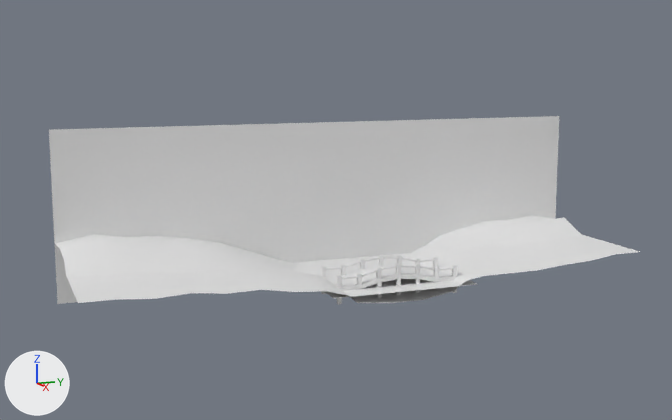
Two versions of the Blender file Mythos High/Assets/Resources/3D/battlefield_outside.blend, one commit apart.
The view is the same before and after, from a 50 mm camera at (65.6, -28.6, 16.2) aimed at (-14.3, 2.1, 2.2). The lights are fixed; the arrows at lower left show +X, +Y and +Z.

The scene before the commit, as lines of its bpy script (objects in view):
```python
me_cube_001 = bpy.data.meshes.new('Cube.001')
me_cube_001.from_pydata(...)  # 126 vertices, 102 faces; spans x 0.0..1.84, y -5.11..5.1, z -2.23..0.49
me_plane = bpy.data.meshes.new('Plane')
me_plane.from_pydata(...)  # 231 vertices, 180 faces; spans x -9.7..3.0, y -23.4..23.0, z -3.4..2.4
me_plane.polygons.foreach_set('use_smooth', [True] * 180)
me_plane_001 = bpy.data.meshes.new('Plane.001')
me_plane_001.from_pydata(...)  # 4 vertices, 1 face; spans x -9.64..3.0, y -4.71..7.4, z 0.0
# before: 0 (3.0, -4.71, 0.0) at pixel (334, 298), 1 (-9.64, -4.71, 0.0), 2 (3.0, 7.4, 0.0), 3 (-9.64, 7.4, 0.0) at pixel (408, 253)
me_plane_003 = bpy.data.meshes.new('Plane.003')
me_plane_003.from_pydata([(-9.6, -23.4, -3.2), (-9.6, -23.4, 10.7), (-9.6, 23.0, -3.2), (-9.6, 23.0, 10.7)], [], [(1, 0, 2, 3)])
me_plane_003.materials.append(mat_billboard)  # its picture is missing
ob_cube = bpy.data.objects.new('Cube', me_cube_001)
ob_cube.location = (-0.68, 1.43, -0.21)
_m = ob_cube.modifiers.new('Mirror', 'MIRROR')
ob_plane = bpy.data.objects.new('Plane', me_plane)
ob_plane.location = (0.0, 0.0, 0.0)
ob_plane_001 = bpy.data.objects.new('Plane.001', me_plane_001)
ob_plane_001.location = (0.0, 0.0, -1.41)
ob_plane_002 = bpy.data.objects.new('Plane.002', me_plane_003)
ob_plane_002.location = (0.0, 0.0, 0.0)
```
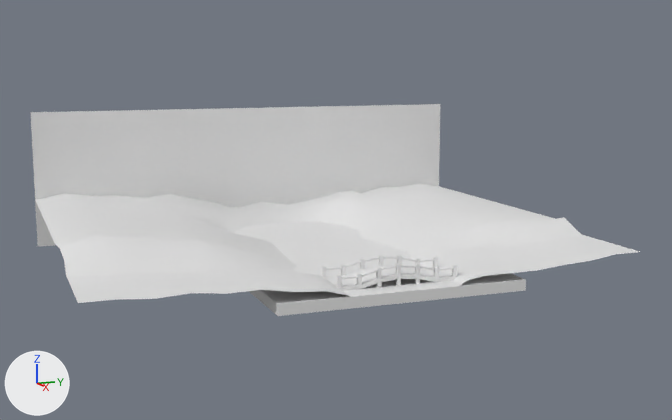
The edits, one by one:
me_plane_001 has 4 vertices, 1 face and spans x -9.64..3.0, y -4.71..7.4, z 0.0.
me_plane_001 is used by ob_plane_001; location (0.0, 0.0, -1.41).
Verts and faces of me_plane_001; kept vertices keep their numbers, new ones are numbered from 4.
Part 1, on me_plane_001:
Vertices deleted: 0 to 3 (with the faces that use them).
New vertex 4 is at (-33.93, -9.08, 0.0).
New vertex 5 is at (-33.93, 11.76, 0.0).
New vertex 6 is at (-33.93, -9.08, -0.9).
New vertex 7 is at (-33.93, 11.76, -0.9).
New vertices 8 to 11 stand at vertices 4 to 7, in that order, plus (36.93, 0.0, 0.0).
New faces: (4, 8, 9, 5), (6, 7, 11, 10), (4, 5, 7, 6), (5, 9, 11, 7), (8, 10, 11, 9), (4, 6, 10, 8).
me_plane is used by ob_plane; location (0.0, 0.0, 0.0).
me_plane had 231 vertices, 180 faces and spanned x -9.7..3.0, y -23.4..23.0, z -3.4..2.4.
me_plane now has 357 vertices, 300 faces and spans x -34.0..3.0, y -23.4..23.0, z -3.4..2.4.
Part 2, on me_plane:
72 vertices are added at x -34.0..-18.2, y -23.4..12.8, z -3.0..2.0.
13 new vertices lie (-8.6, 0.0, 0.0) away from vertices in x -9.7..-9.6, y -23.4..23.0, z -3.0..2.2.
10 new vertices lie (-3.6, 0.0, 0.0) away from vertices in x -18.2, y -23.4..23.0, z -3.0..2.2.
8 new vertices lie (-3.0, 0.0, 0.0) away from vertices in x -21.8, y -23.4..23.0, z 0.8..2.2.
7 new vertices lie (-3.0, 0.0, 0.0) away from vertices in x -24.8, y -20.4..23.0, z 0.8..2.2.
8 new vertices lie (-3.1, 0.0, 0.0) away from vertices in x -27.8..-24.8, y -23.4..23.0, z 0.8..2.2.
8 new vertices lie (-3.0, 0.0, 0.0) away from vertices in x -30.9..-27.9, y -23.4..23.0, z 0.8..2.2.
120 new faces join them.
Object 'Plane.002' (ob_plane_002) moves from (0.0, 0.0, 0.0) to (-24.39, 0.0, 0.0).

Location of each change, [x1, y1, x2, y2] in pixels of the pictures (672 x 420 px):
'Plane.002', moved
    before: [49, 116, 559, 304]
    after: [31, 104, 440, 246]
'Plane', reshaped (36% taller)
    before: [55, 215, 640, 303]
    after: [36, 183, 640, 303]
'Plane.001', reshaped
    before: [292, 253, 476, 298]
    after: [233, 221, 526, 316]
part 2 of me_plane, added
    after: [36, 183, 555, 262]
